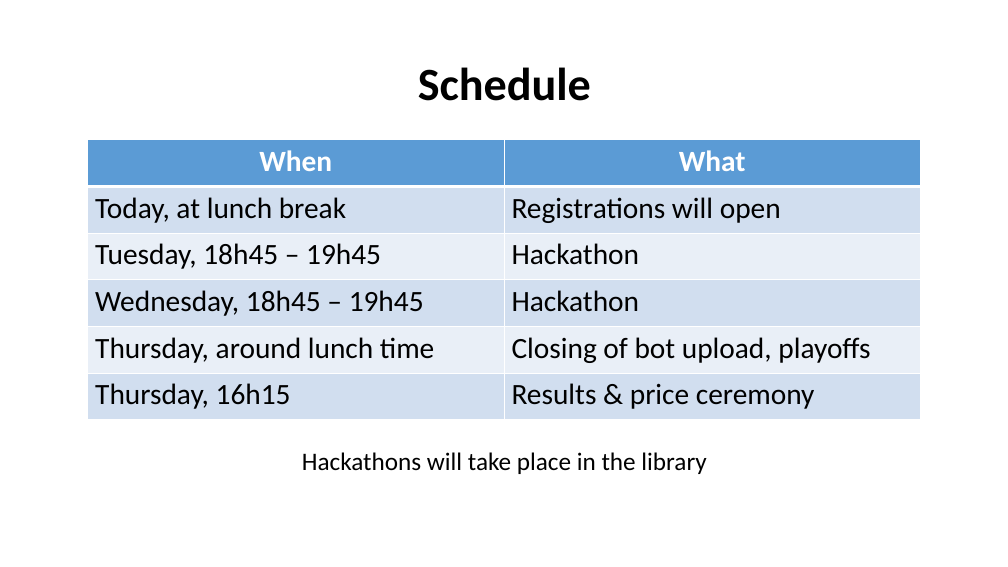
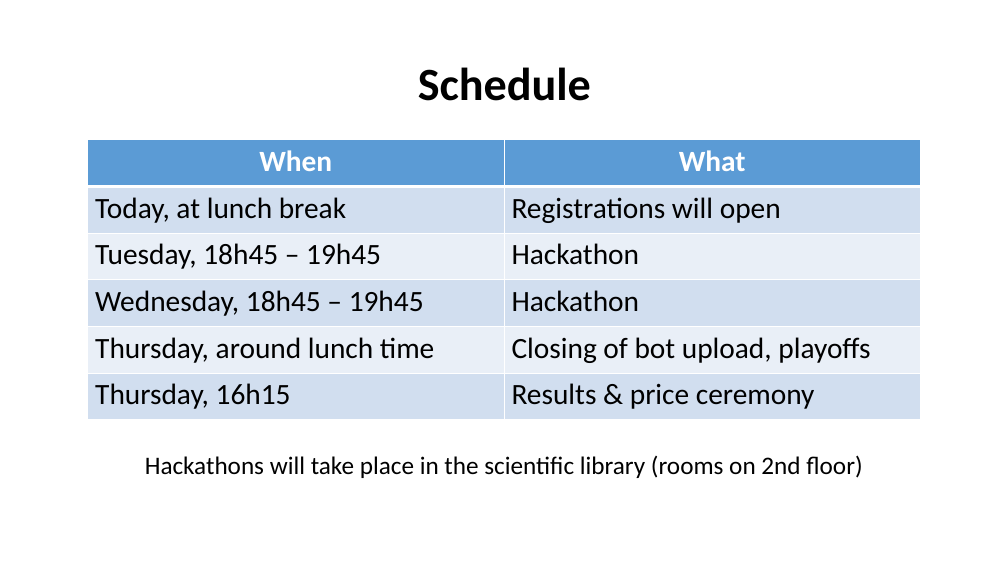
Before and after one commit to dkekel/gridwars, a slide deck: slide 12 of presentation/gridwars-intro-2018.pptx. Drawn at 1008x567 pixels with LibreOffice and Linux fonts; fonts in the diff are those of the drawing. Boxes give left, top, right and bottom in pixels: in the first picture for what was removed or moved away, otherwise in the second. Text is boxed around its words. In the diff, an @@ line names an element or a change of style, - is before the commit and + after.

```diff
--- a/presentation/gridwars-intro-2018.pptx
+++ b/presentation/gridwars-intro-2018.pptx
@@ text at box(145, 455, 862, 478): text changed @@
-Hackathons will take place in the library
+Hackathons will take place in the scientific library (rooms on 2nd floor)
```
Also in this commit, not shown: 2 other slides changed, 4 other files.
